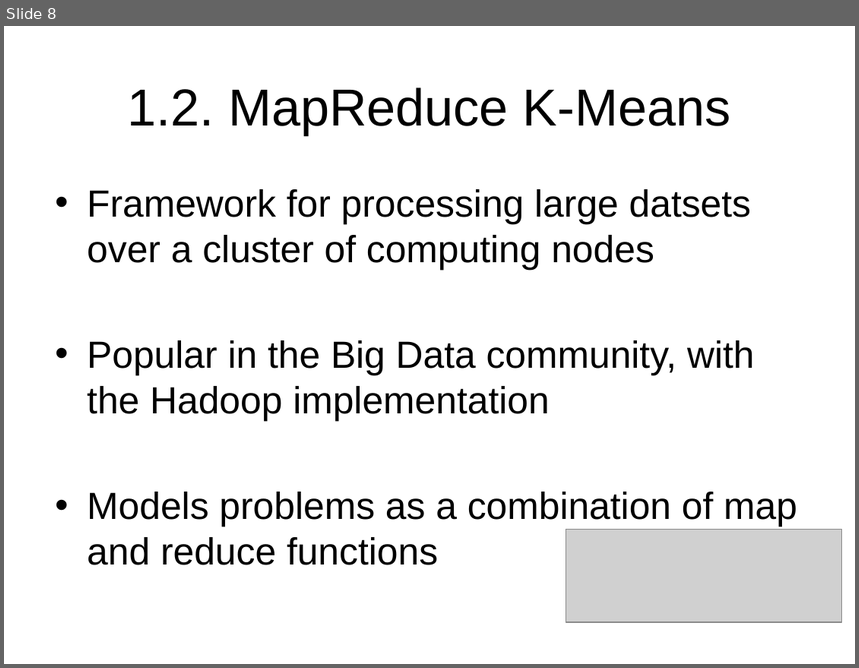
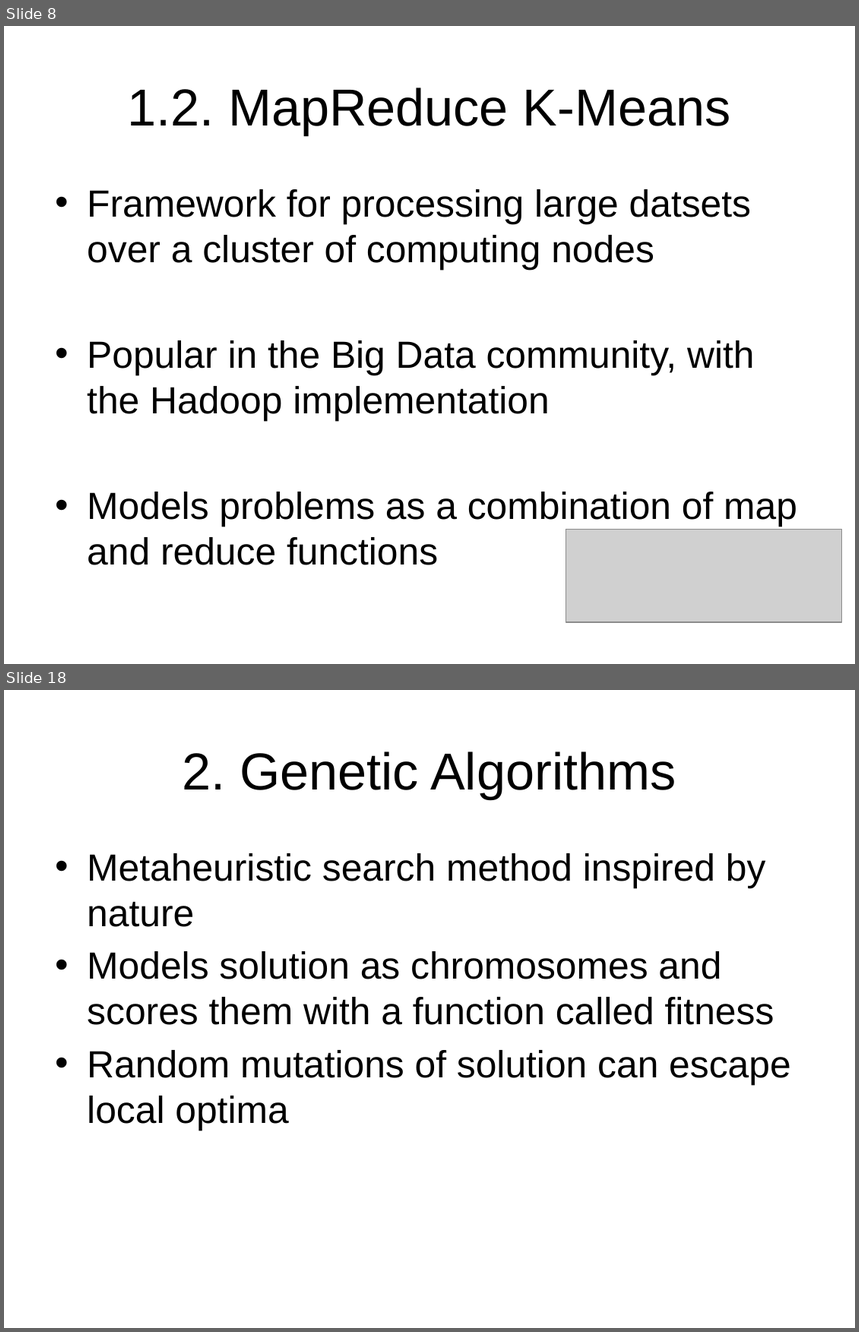
Before and after one commit to StefanSebastian/BeerReviewClustering, a slide deck: referate/amda/r1/presentation/presentation.pptx. Shown one above the other, each under a label of ours: slide 8 before the commit, slides 8 and 18 after it; the slides between them are not shown. The pictures are 859x668 and 859x1332 pixels, drawn with LibreOffice and Linux fonts; fonts in the diff are those of the drawing; grey boxes stand for pictures; background and template pictures are left out. Boxes give left, top, right and bottom in pixels: in the first picture for what was removed or moved away, otherwise in the second. Text is boxed around its words. In the diff, an @@ line names an element or a change of style, - is before the commit and + after.

```diff
--- a/referate/amda/r1/presentation/presentation.pptx
+++ b/referate/amda/r1/presentation/presentation.pptx
@@ slide 18 added at (x1=4, y1=690, x2=855, y2=1328), background picture (left out) @@
@@ title added at (x1=182, y1=752, x2=676, y2=799), 44 pt, text #000000 @@
+2. Genetic Algorithms
@@ text added at (x1=87, y1=853, x2=791, y2=1131), 32 pt, text #000000 @@
+• Metaheuristic search method inspired by nature
+• Models solution as chromosomes and scores them with a function called fitness
+• Random mutations of solution can escape local optima
```
Also in this commit, not shown: 2 slides changed, 11 other slides added.
